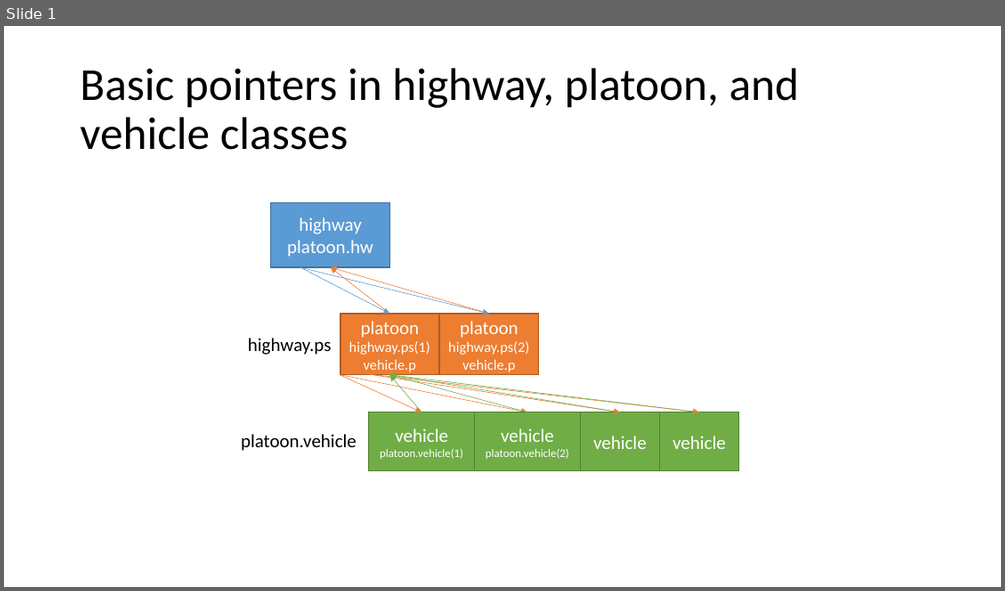
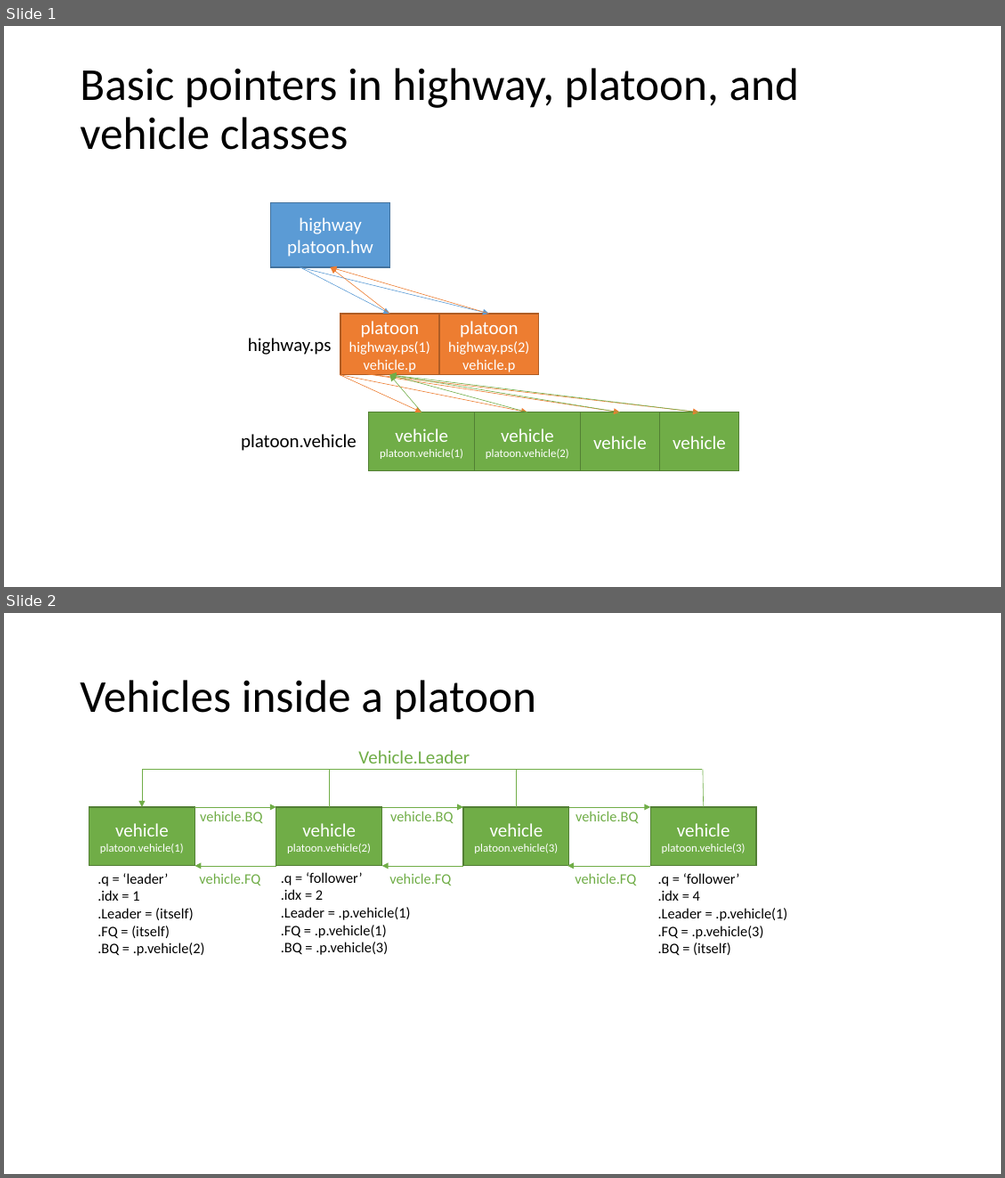
Before and after one commit to HJReachability/UTM, a slide deck: docs/highway platoon vehicle pointers.pptx. Shown one above the other, each under a label of ours: slide 1 before the commit, slides 1 and 2 after it. The pictures are 1005x591 and 1005x1178 pixels, drawn with LibreOffice and Linux fonts; fonts in the diff are those of the drawing. Boxes give left, top, right and bottom in pixels: in the first picture for what was removed or moved away, otherwise in the second. Text is boxed around its words. In the diff, an @@ line names an element or a change of style, - is before the commit and + after.

```diff
--- a/docs/highway platoon vehicle pointers.pptx
+++ b/docs/highway platoon vehicle pointers.pptx
@@ slide 2 added at (4, 613, 1001, 1174), background #FFFFFF @@
@@ title added at (80, 680, 537, 720), 44 pt, text #000000 @@
+Vehicles inside a platoon
@@ line added from (702, 770) to (142, 770), #70AD47 0.5 pt @@
@@ arrow added from (142, 770) to (142, 807), #70AD47 0.5 pt @@
@@ line added from (329, 807) to (329, 770), #70AD47 0.5 pt @@
@@ text added at (358, 750, 469, 763), 18 pt, text #70AD47 @@
+Vehicle.Leader
@@ line added from (517, 807) to (517, 770), #70AD47 0.5 pt @@
@@ line added from (704, 807) to (703, 770), #70AD47 0.5 pt @@
@@ rectangle added at (89, 807, 194, 865), fill #70AD47, outline #538035 1 pt, 11 pt, text #FFFFFF @@
+vehicle
+platoon.vehicle(1)
@@ arrow added from (194, 807) to (276, 807), #70AD47 0.5 pt @@
@@ text added at (200, 811, 262, 823), 14 pt, text #70AD47 @@
+vehicle.BQ
@@ rectangle added at (276, 807, 381, 865), fill #70AD47, outline #538035 1 pt, 11 pt, text #FFFFFF @@
+vehicle
+platoon.vehicle(2)
@@ arrow added from (381, 807) to (463, 807), #70AD47 0.5 pt @@
@@ text added at (390, 811, 453, 823), 14 pt, text #70AD47 @@
+vehicle.BQ
@@ rectangle added at (463, 807, 568, 865), fill #70AD47, outline #538035 1 pt, 11 pt, text #FFFFFF @@
+vehicle
+platoon.vehicle(3)
@@ arrow added from (569, 807) to (651, 807), #70AD47 0.5 pt @@
@@ text added at (575, 811, 638, 823), 14 pt, text #70AD47 @@
+vehicle.BQ
@@ rectangle added at (651, 807, 756, 865), fill #70AD47, outline #538035 1 pt, 11 pt, text #FFFFFF @@
+vehicle
+platoon.vehicle(3)
@@ text added at (97, 873, 205, 956), 14 pt, text #000000 @@
+.q = ‘leader’
+.idx = 1
+.Leader = (itself)
+.FQ = (itself)
+.BQ = .p.vehicle(2)
@@ arrow added from (276, 866) to (194, 866), #70AD47 0.5 pt @@
@@ text added at (199, 873, 260, 885), 14 pt, text #70AD47 @@
+vehicle.FQ
@@ text added at (281, 872, 411, 955), 14 pt, text #000000 @@
+.q = ‘follower’
+.idx = 2
+.Leader = .p.vehicle(1)
+.FQ = .p.vehicle(1)
+.BQ = .p.vehicle(3)
@@ arrow added from (463, 866) to (381, 866), #70AD47 0.5 pt @@
@@ text added at (389, 873, 451, 885), 14 pt, text #70AD47 @@
+vehicle.FQ
@@ arrow added from (651, 866) to (568, 866), #70AD47 0.5 pt @@
@@ text added at (574, 873, 636, 885), 14 pt, text #70AD47 @@
+vehicle.FQ
@@ text added at (658, 873, 787, 955), 14 pt, text #000000 @@
+.q = ‘follower’
+.idx = 4
+.Leader = .p.vehicle(1)
+.FQ = .p.vehicle(3)
+.BQ = (itself)
```
Also in this commit, not shown: 39 other files.
